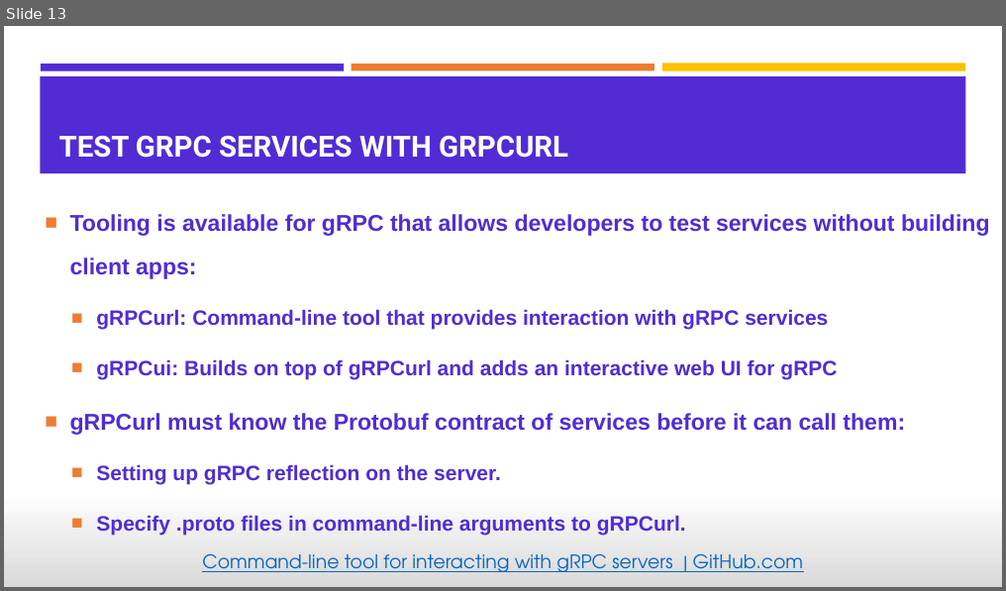
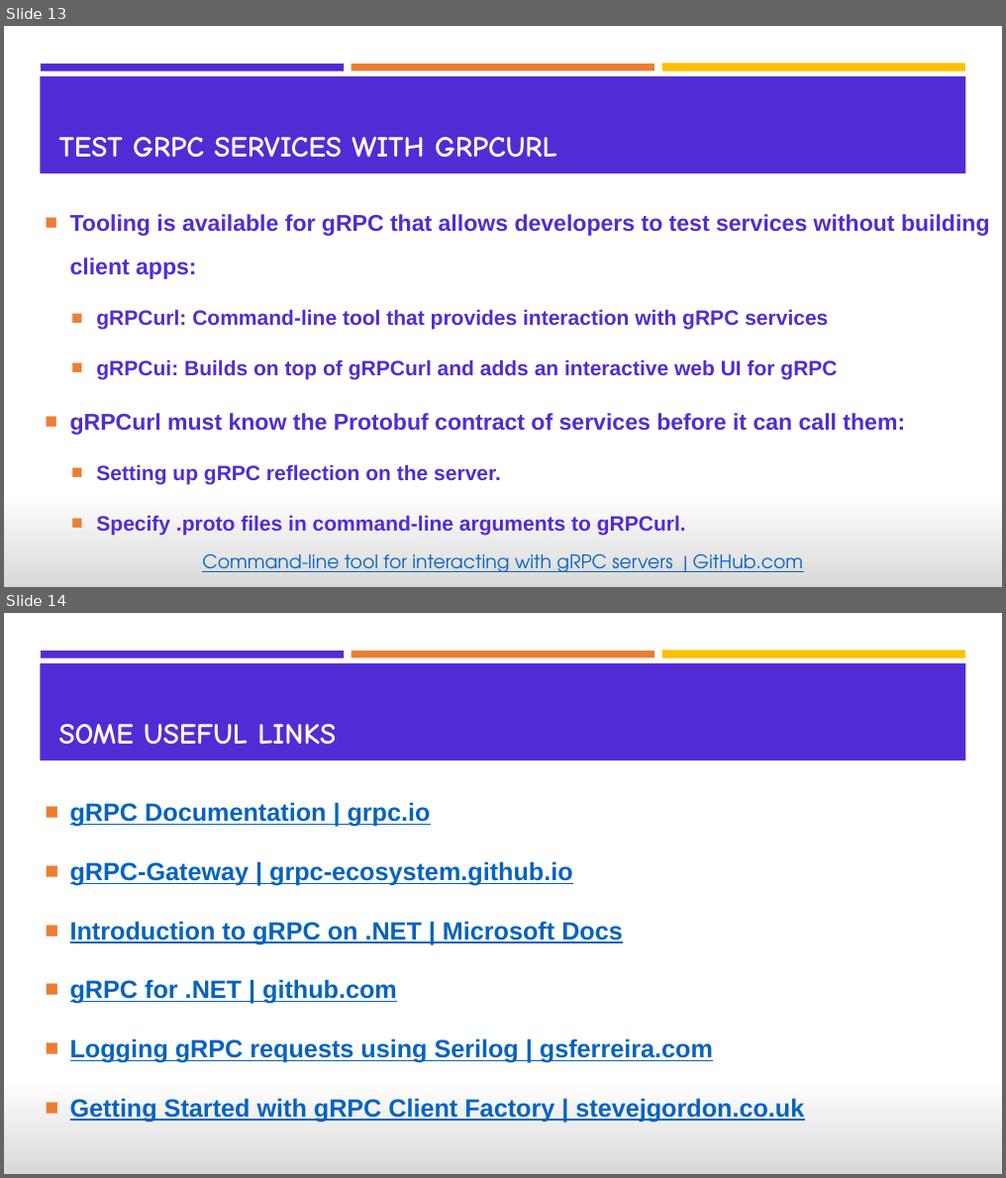
Before and after one commit to VahidFarahmandian/jinget-grpc, a slide deck: docs/Build High Performance Services With gRPC and .NET 5.pptx. Shown one above the other, each under a label of ours: slide 13 before the commit, slides 13 and 14 after it. The pictures are 1006x591 and 1006x1178 pixels, drawn with LibreOffice and Linux fonts; fonts in the diff are those of the drawing. Boxes give left, top, right and bottom in pixels: in the first picture for what was removed or moved away, otherwise in the second. Text is boxed around its words. In the diff, an @@ line names an element or a change of style, - is before the commit and + after.

Commit message:
presentation updated. useful links and how to contact me added

```diff
--- a/docs/Build High Performance Services With gRPC and .NET 5.pptx
+++ b/docs/Build High Performance Services With gRPC and .NET 5.pptx
@@ slide 14 added at (4,613,1002,1174), background gradient #FFFFFF to #D9D9D9; not listed: 4 template elements that a slide beside it also shows @@
@@ title added at (59,724,336,744), 28 pt, text #FFFFFF, bold @@
+SOME USEFUL LINKS
@@ text added at (70,802,804,1123), 24 pt, text #0563C1, bold, underline @@
+■ gRPC Documentation | grpc.io
+■ gRPC-Gateway | grpc-ecosystem.github.io
+■ Introduction to gRPC on .NET | Microsoft Docs
+■ gRPC for .NET | github.com
+■ Logging gRPC requests using Serilog | gsferreira.com
+■ Getting Started with gRPC Client Factory | stevejgordon.co.uk
@@ slide 13 changed as well @@
@@ title "TEST GRPC SERVICES WITH GRPCURL" at (59,137,557,157): font Roboto to Comic Neue @@
```
Also in this commit, not shown: 11 other slides changed, 1 other slide added.
